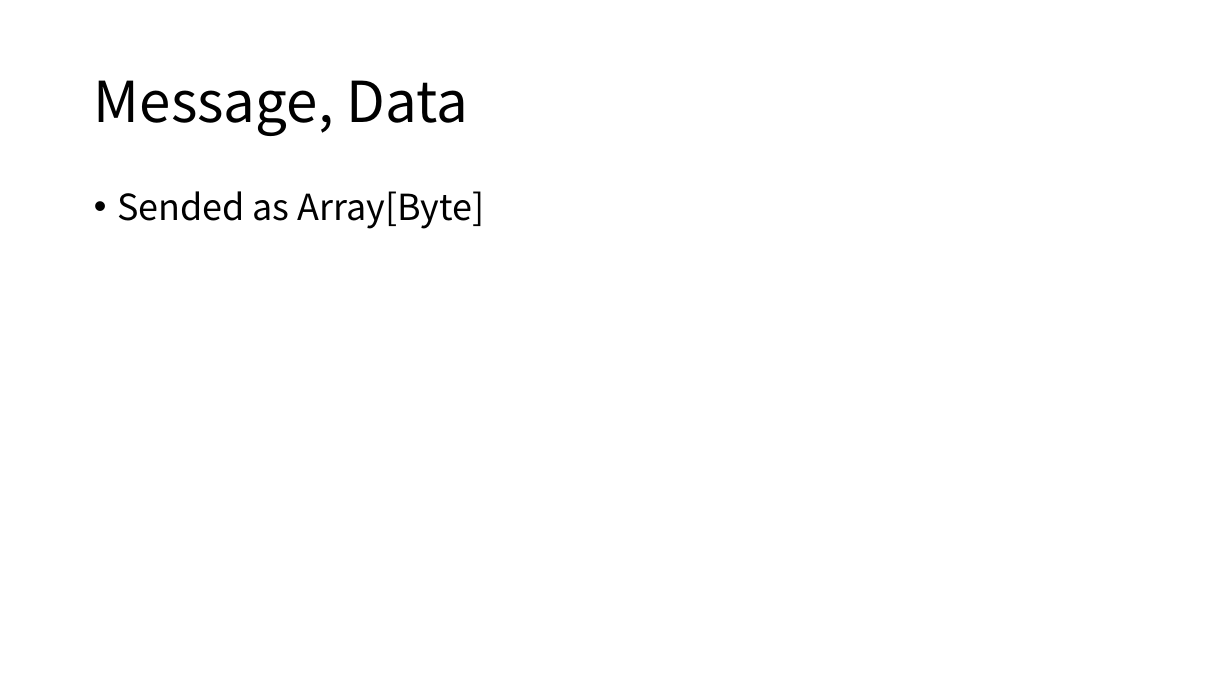
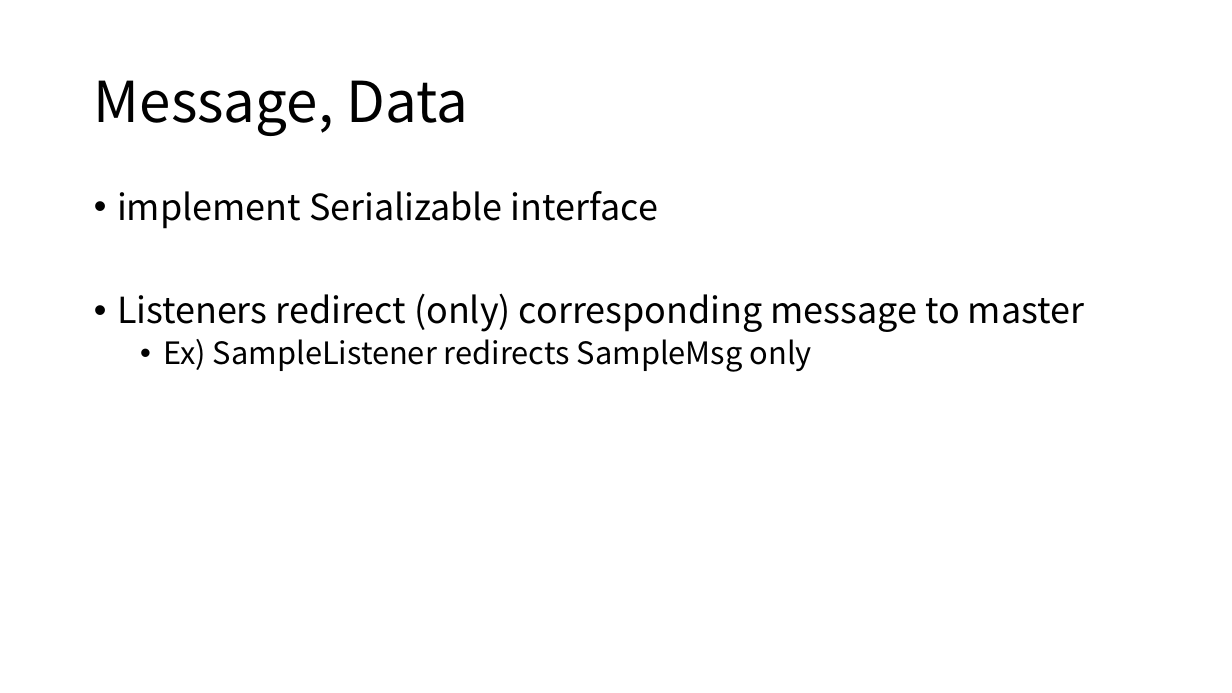
Before and after one commit to Eyebrowmoon/CS490, a slide deck: slide 3 of project.pptx. Drawn at 1232x693 pixels with LibreOffice and Linux fonts; fonts in the diff are those of the drawing. Boxes give left, top, right and bottom in pixels: in the first picture for what was removed or moved away, otherwise in the second. Text is boxed around its words. In the diff, an @@ line names an element or a change of style, - is before the commit and + after.

```diff
--- a/project.pptx
+++ b/project.pptx
@@ text at bbox=[117, 191, 1084, 372]: text changed @@
-• Sended as Array[Byte]
+• implement Serializable interface
+• Listeners redirect (only) corresponding message to master
+  • Ex) SampleListener redirects SampleMsg only
```
Also in this commit, not shown: 12 other slides changed, 5 slides added, 5 slides removed.
